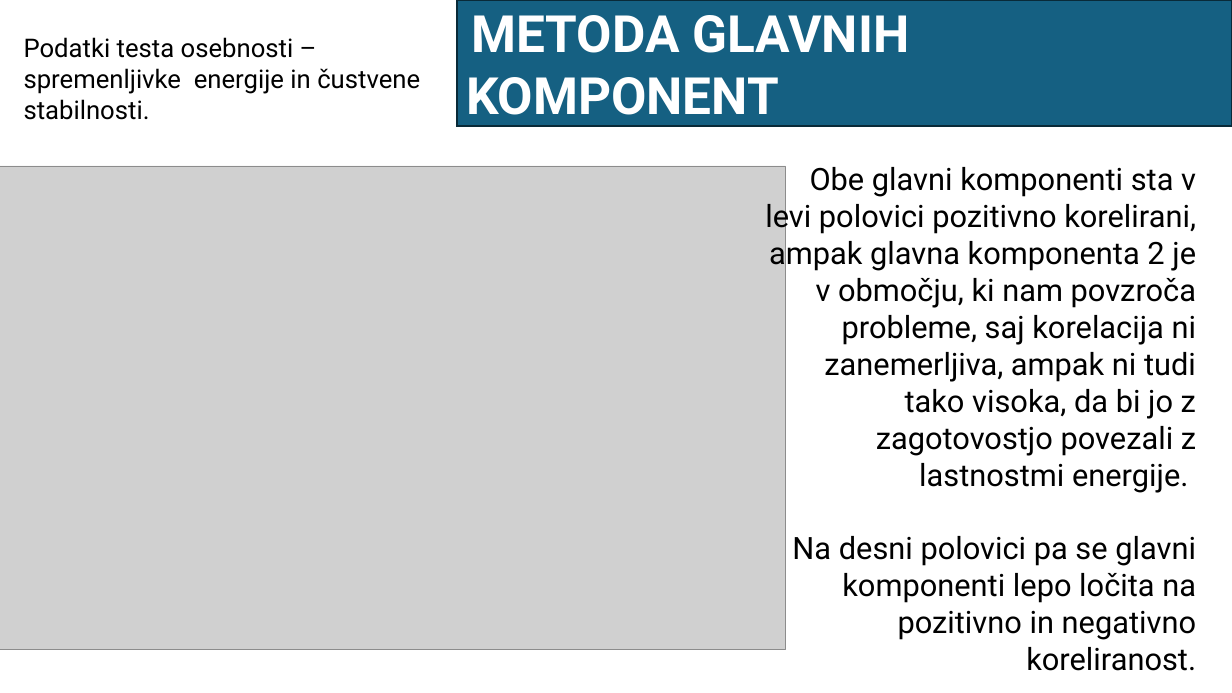
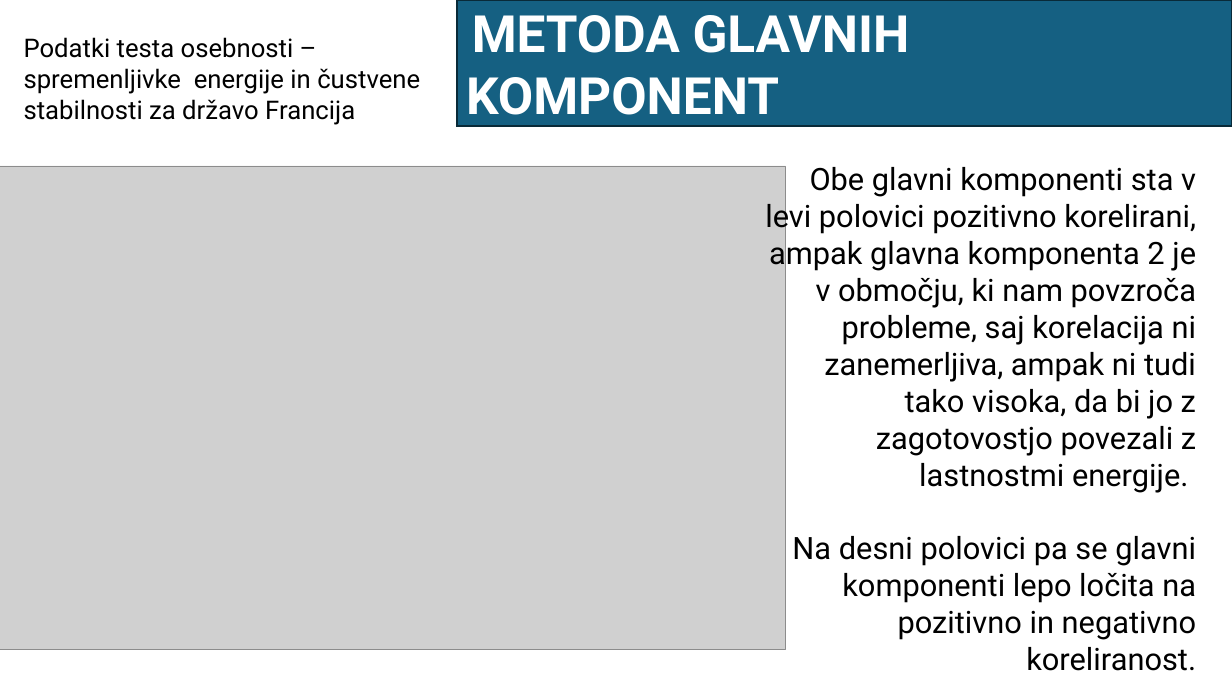
Before and after one commit to nezakrzan/viri_podatkov, a slide deck: slide 2 of multivariatna_analiza/predstavitev_domacih_nalog/pred.pptx. Drawn at 1232x693 pixels with LibreOffice and Linux fonts; fonts in the diff are those of the drawing; grey boxes stand for pictures. Boxes give left, top, right and bottom in pixels: in the first picture for what was removed or moved away, otherwise in the second. Text is boxed around its words. In the diff, an @@ line names an element or a change of style, - is before the commit and + after.

```diff
--- a/multivariatna_analiza/predstavitev_domacih_nalog/pred.pptx
+++ b/multivariatna_analiza/predstavitev_domacih_nalog/pred.pptx
@@ text at box(24, 37, 420, 125): text changed @@
-Podatki testa osebnosti – spremenljivke energije in čustvene stabilnosti.
+Podatki testa osebnosti – spremenljivke energije in čustvene stabilnosti za državo Francija
```
Also in this commit, not shown: 1 other slide changed.
